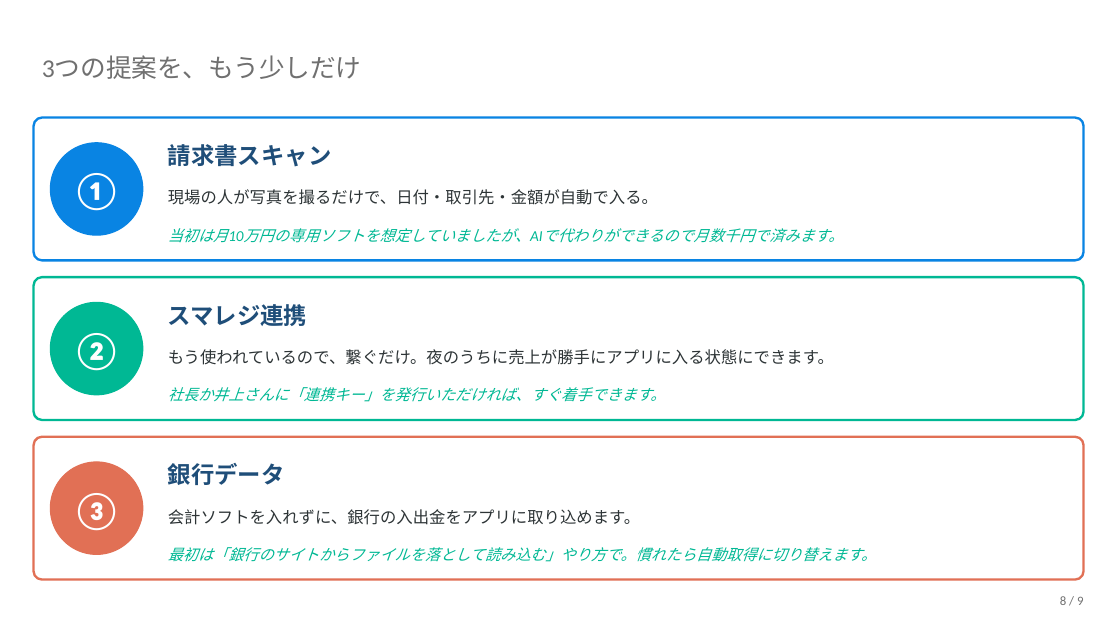
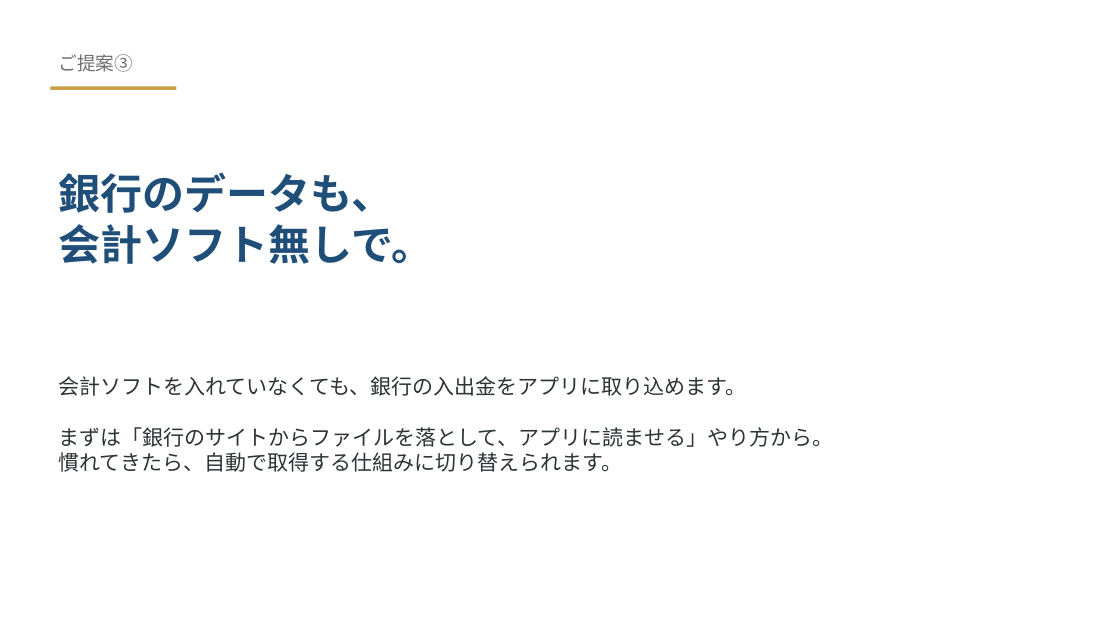
Before and after one commit to lbnakao/grcarsystem, a slide deck: slide 10 of 中道社長向け_資金管理_v10反映ご報告.pptx (slide 8 before the commit). Drawn at 1120x630 pixels with LibreOffice and Linux fonts; fonts in the diff are those of the drawing. Boxes give left, top, right and bottom in pixels: in the first picture for what was removed or moved away, otherwise in the second. Text is boxed around its words. In the diff, an @@ line names an element or a change of style, - is before the commit and + after.

```diff
--- a/中道社長向け_資金管理_v10反映ご報告.pptx
+++ b/中道社長向け_資金管理_v10反映ご報告.pptx
@@ text removed at <box>42,56,362,79</box> @@
-3つの提案を、もう少しだけ
@@ text added at <box>59,54,134,72</box>, 16 pt, text #707070 @@
+ご提案③
@@ line added from (50, 88) to (176, 88), #C8A046 3 pt @@
@@ rounded rectangle removed at <box>34,118,1084,260</box> @@
@@ ellipse removed at <box>50,143,143,235</box> @@
@@ text removed at <box>168,144,332,167</box> @@
-請求書スキャン
@@ text added at <box>59,172,434,264</box>, 36 pt, text #1F4E79, bold @@
+銀行のデータも、
+会計ソフト無しで。
@@ text removed at <box>72,173,122,211</box> @@
-①
@@ text removed at <box>168,189,658,205</box> @@
-現場の人が写真を撮るだけで、日付・取引先・金額が自動で入る。
@@ text removed at <box>168,228,844,243</box> @@
-当初は月10万円の専用ソフトを想定していましたが、AIで代わりができるので月数千円で済みます。
@@ rounded rectangle removed at <box>34,277,1084,420</box> @@
@@ ellipse removed at <box>50,302,143,395</box> @@
@@ text removed at <box>168,304,308,326</box> @@
-スマレジ連携
@@ text removed at <box>72,333,122,371</box> @@
-②
@@ text removed at <box>168,349,834,365</box> @@
-もう使われているので、繋ぐだけ。夜のうちに売上が勝手にアプリに入る状態にできます。
@@ text "会計ソフトを入れていなくても、銀行の入出金をアプリに取り込めます。" at <box>59,376,834,472</box>: vertical alignment middle to top @@
@@ text at <box>59,376,834,472</box>: text changed; size 13 to 18 pt; text colour #00B894 to #2D3436; italic off @@
-最初は「銀行のサイトからファイルを落として読み込む」やり方で。慣れたら自動取得に切り替えます。
+会計ソフトを入れていなくても、銀行の入出金をアプリに取り込めます。
+まずは「銀行のサイトからファイルを落として、アプリに読ませる」やり方から。
+慣れてきたら、自動で取得する仕組みに切り替えられます。
@@ text removed at <box>168,387,666,402</box> @@
-社長か井上さんに「連携キー」を発行いただければ、すぐ着手できます。
@@ rounded rectangle removed at <box>34,437,1084,580</box> @@
@@ ellipse removed at <box>50,462,143,555</box> @@
@@ text removed at <box>168,463,285,485</box> @@
-銀行データ
@@ text removed at <box>72,493,122,530</box> @@
-③
@@ text removed at <box>168,509,640,525</box> @@
-会計ソフトを入れずに、銀行の入出金をアプリに取り込めます。
@@ text removed at <box>1060,596,1083,605</box> @@
-8 / 9
```
Also in this commit, not shown: 6 other slides changed, 4 slides added, 2 slides removed, 3 other files.
